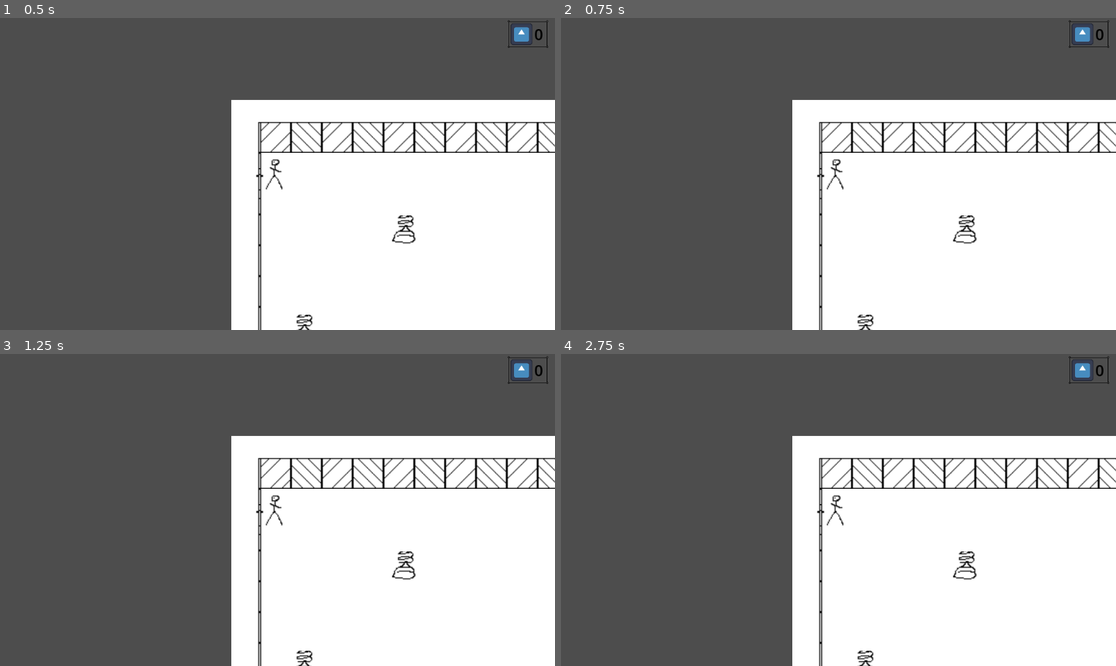
Above: before the commit, frames 1-4 (two rows, left to right).
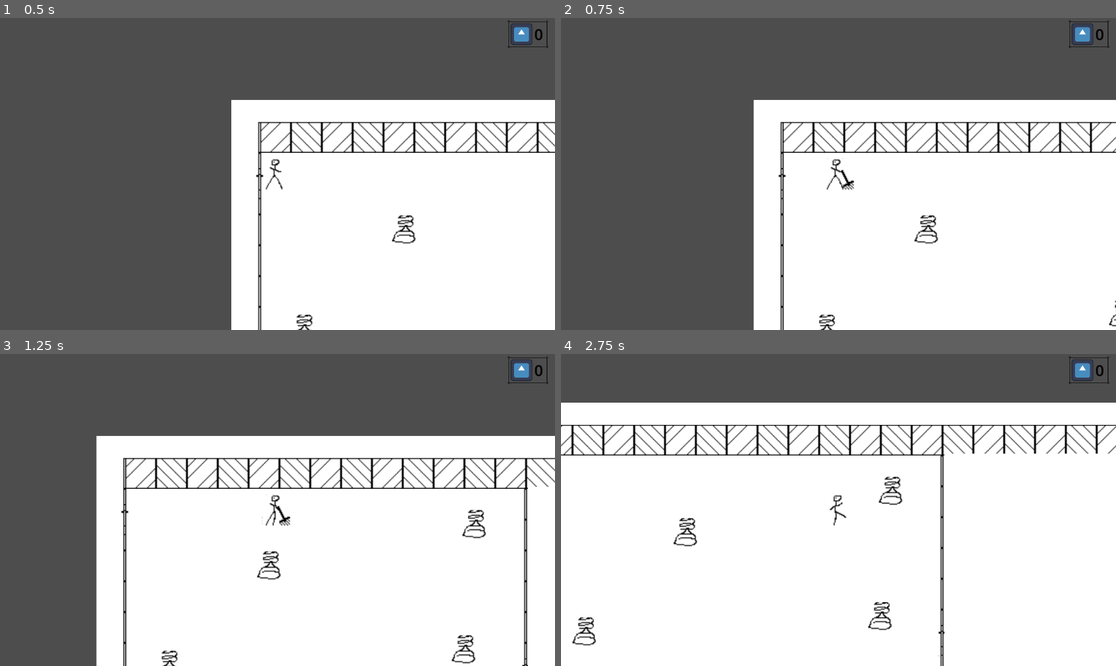
Above: after the commit, the same moments.

Repository: grafgustav/godot-stick-figure-cleaning
Game: Godot game, scene res://game.tscn
Same seed, same stepped clock (60 frames per second), same inputs: the game is played once before the commit and once after it. The engine's default icon, where the game draws it, is replaced by a stand-in: a white triangle on a blue panel in a dark square.
Inputs:
- Up to frame 1 (0.5 s): no input
- Up to frame 2 (0.75 s): tap Enter at 0.5 s; hold D (move_right) from 0.53 s (still down); hold Space (use_tool) from 0.53 s (still down)
- Up to frame 3 (1.25 s): keep holding D (move_right); keep holding Space (use_tool)
- Up to frame 4 (2.75 s): release D (move_right) at 1.28 s; release Space (use_tool) at 1.28 s; hold S (move_down) 1.28-2.03 s; tap Space (use_tool) at 1.35, 2 s; hold D (move_right) from 2.03 s (still down); hold Space (use_tool) from 2.03 s (still down)

Frame 1 is identical in both runs. In frame 2, 8.4% of the frame differs, in the area x 34-100%, y 26-100%; in frame 3, 21%; in frame 4, 46%, in the area x 0-100%, y 15-100%.

Commit message:
fixed broom animation and walking (script was disconnected from player scene)

Diff:
--- a/Tools/broom.gd
+++ b/Tools/broom.gd
@@ -1,6 +1,6 @@
 class_name Broom
 extends Tool
 
-func _init() -> void:
+func _ready() -> void:
 	self.tool_name = "broom"
 	self.animation_name = "brooming"
--- a/Tools/broom.tscn
+++ b/Tools/broom.tscn
@@ -5,6 +5,3 @@
 
 [node name="Broom" instance=ExtResource("1_bibft")]
 script = ExtResource("2_escpa")
-
-[node name="CollisionShape2D" parent="Area2D" index="0"]
-position = Vector2(-9, -14)
--- a/Tools/tool.gd
+++ b/Tools/tool.gd
@@ -7,7 +7,7 @@
 @export var cooldown_time : float = 1.0
 
 @onready var cooldown_timer : Timer = %CDTimer
-@onready var hitbox : Area2D = $Area2D
+@onready var hitbox : Area2D = $CleanBox
 
 signal tool_used
 signal tool_ready
--- a/happy_freddy.gd
+++ b/happy_freddy.gd
@@ -2,10 +2,10 @@
 extends AnimatedSprite2D
 
 func play_idle_animation():
-	%AnimationPlayer.play("idle")
+	self.play("idle")
 
 func play_walk_animation():
-	%AnimationPlayer.play("walk")
+	self.play("walk")
 
 func play_brooming_animation():
-	%AnimationPlayer.play("brooming")
+	self.play("brooming")
--- a/player.gd
+++ b/player.gd
@@ -30,7 +30,6 @@
 		# %CleanBox.scale = Vector2(1, 1)
 	move_and_slide()
 
-func ran():
 	var using_tool = Input.is_action_pressed("use_tool")
 
 	if using_tool:
@@ -44,10 +43,10 @@
 
 func use_tool() -> void:
 	var tool_used = equipped_tool.use_tool()
-	if tool_used:
+	#if tool_used:
 		# play animation & clean
-		play_tool_animation(equipped_tool.animation_name)
-		cleaning()
+	play_tool_animation(equipped_tool.animation_name)
+		# cleaning()
 
 func play_tool_animation(animation_name) -> void:
 	match animation_name:
--- a/player.tscn
+++ b/player.tscn
@@ -1,7 +1,8 @@
-[gd_scene load_steps=11 format=3 uid="uid://dg3iq7qvnn3oh"]
+[gd_scene load_steps=12 format=3 uid="uid://dg3iq7qvnn3oh"]
 
 [ext_resource type="Texture2D" uid="uid://dvbcg50kj7ioh" path="res://drawings/StickFigure.png" id="1_4flbx"]
-[ext_resource type="Script" uid="uid://d3l0t00010q8f" path="res://Components/ToolComponent.gd" id="1_onrkg"]
+[ext_resource type="Script" uid="uid://bv6quwpkjxqm1" path="res://player.gd" id="1_onrkg"]
+[ext_resource type="Script" uid="uid://csttc1qkpbs6l" path="res://happy_freddy.gd" id="3_i3pqv"]
 
 [sub_resource type="AtlasTexture" id="AtlasTexture_2hs0m"]
 atlas = ExtResource("1_4flbx")
@@ -76,8 +77,8 @@
 [node name="HappyFreddy" type="AnimatedSprite2D" parent="."]
 unique_name_in_owner = true
 sprite_frames = SubResource("SpriteFrames_2hs0m")
-animation = &"idle"
-frame_progress = 0.93112
+animation = &"brooming"
+script = ExtResource("3_i3pqv")
 
 [node name="CollisionShape2D" type="CollisionShape2D" parent="."]
 position = Vector2(-4, 13)
